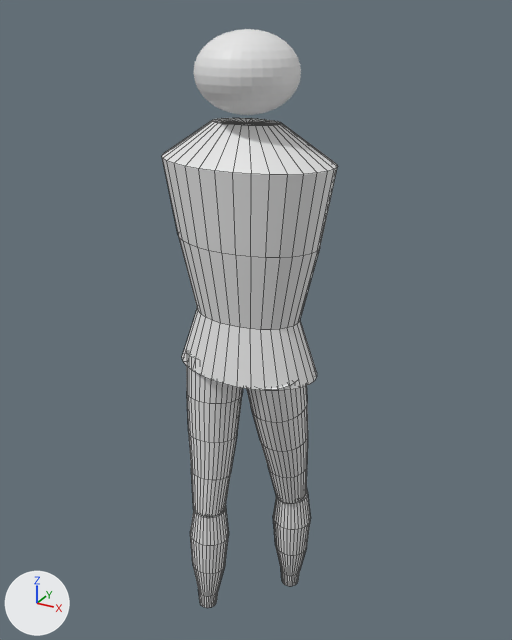
The Blender file resources/models/MrStix.blend, before and after one commit.
One viewpoint serves both versions: a camera (50 mm lens) standing at (1.029, -1.822, 2.104) and looking at (-0.017, 0.08, 1.153). The axes (+X, +Y, +Z) are drawn at lower left. The lights are the same throughout. Mesh edges are drawn as thin lines on the coarser meshes.

Script lines for the objects in view, before the commit:
```python
ob_cylinder = bpy.data.objects.new('Cylinder', me_cylinder)
ob_cylinder.location = (0.459, -0.001, 1.032)
ob_cylinder.rotation_euler = (-0.125, 0.0, 0.0)  # degrees (-7.2, 0, 0)
ob_cylinder.scale = (1.0, 1.04, 1.0)
ob_cylinder_001 = bpy.data.objects.new('Cylinder.001', me_cylinder_003)
ob_cylinder_001.location = (-0.124, -0.089, 0.223)
ob_cylinder_001.rotation_euler = (0.0768, 3.142, 0.0)  # degrees (4.4, 180, 0)
ob_cylinder_001.scale = (1.0, 1.04, 0.745)
ob_cylinder_002 = bpy.data.objects.new('Cylinder.002', me_cylinder_004)
ob_cylinder_002.location = (0.1, 0.148, 0.223)
ob_cylinder_002.rotation_euler = (0.0, 3.142, 0.0)  # degrees (0, 180, 0)
ob_cylinder_002.scale = (1.0, 1.04, 0.745)
ob_cylinder_003 = bpy.data.objects.new('Cylinder.003', me_cylinder_005)
ob_cylinder_003.location = (0.437, 0.002, 1.006)
ob_cylinder_003.rotation_euler = (0.252, 0.0, 0.0)  # degrees (14, 0, 0)
ob_cylinder_003.scale = (1.0, 1.04, 1.0)
ob_cylinder_004 = bpy.data.objects.new('Cylinder.004', me_cylinder_001)
ob_cylinder_004.location = (-0.016, 0.022, 1.448)
ob_cylinder_004.scale = (0.226, 0.144, 0.433)
ob_sphere = bpy.data.objects.new('Sphere', me_sphere)
ob_sphere.location = (0.0, 0.0, 1.94)
ob_sphere.scale = (1.0, 1.0, 0.75)
```
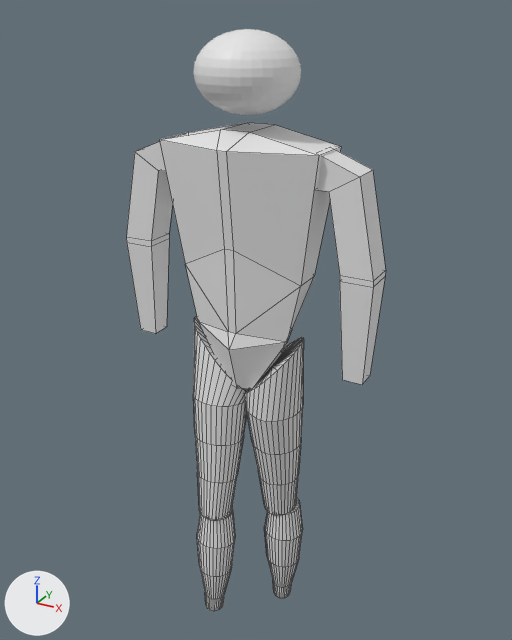
Commit message: mr stix rev

What the commit changed:
me_cylinder_001 is used by ob_cylinder_004; location (-0.016, 0.022, 1.448); scale (0.226, 0.144, 0.433).
me_cylinder_001 had 162 vertices, 192 faces and spanned x -1.24..1.24, y -1.24..1.24, z -1.0..0.82.
me_cylinder_001 now has 37 vertices, 44 faces and spans x -0.27..0.27, y -0.17..0.17, z -0.5..0.56.
me_cylinder_001 part 1: the whole mesh is rebuilt.
Mesh me_cube is new.
It has 20 vertices, 17 faces and spans x -4.71..-1.0, y -1.0..1.0, z -12.45..1.0.
Object 'Cylinder.004' (ob_cylinder_004) moves from (-0.016, 0.022, 1.448) to (0.0, 0.0, 1.361).
Object 'Cylinder.004' (ob_cylinder_004) turns from (0, 0, 0) to (0, 0, 23) degrees about x, y and z.
Object 'Cylinder.004' (ob_cylinder_004) is rescaled from (0.226, 0.144, 0.433) to (1.0, 1.0, 0.772).
Object 'Cylinder.003' (ob_cylinder_003) now shows me_cylinder instead of me_cylinder_005.
Object 'Cylinder.003' (ob_cylinder_003) moves from (0.437, 0.002, 1.006) to (-0.493, -0.005, 1.032).
Object 'Cylinder.003' (ob_cylinder_003) turns from (14, 0, 0) to (-7.2, 0, -180) degrees about x, y and z.
Object 'Cylinder.002' (ob_cylinder_002) moves from (0.1, 0.148, 0.223) to (0.1, 0.078, 0.223).
Object 'Cylinder.001' (ob_cylinder_001) moves from (-0.124, -0.089, 0.223) to (-0.095, -0.089, 0.223).
Object 'Cylinder' (ob_cylinder) moves from (0.459, -0.001, 1.032) to (0.488, -0.005, 1.032).
Object 'Cube' (ob_cube) is new; it shows me_cube.
Its location is (-0.195, -0.002, 1.698).
Its scale is (0.05, 0.05, 0.05).
Object 'Cube.001' (ob_cube_001) is new; it shows me_cube.
Its location is (0.19, -0.002, 1.698).
Its rotation in degrees is (0, 0, -180).
Its scale is (0.05, 0.05, 0.05).

Where the change shows, as pixel boxes [x1, y1, x2, y2] in the pictures (512 x 640 px):
'Cylinder.004', reshaped, moved, turned, rescaled: before [162, 118, 338, 390]; after [159, 123, 341, 389]
'Cube.001', added: after [317, 150, 386, 385]
'Cylinder', moved: before [187, 352, 243, 516]; after [193, 316, 247, 520]
'Cylinder.003', reshaped, moved, turned: before [247, 382, 308, 504]; after [244, 337, 304, 515]
'Cube', added: after [126, 142, 173, 333]
'Cylinder.001', moved: before [190, 507, 229, 608]; after [197, 508, 235, 611]
'Cylinder.002', moved: before [273, 491, 311, 586]; after [264, 498, 303, 598]
